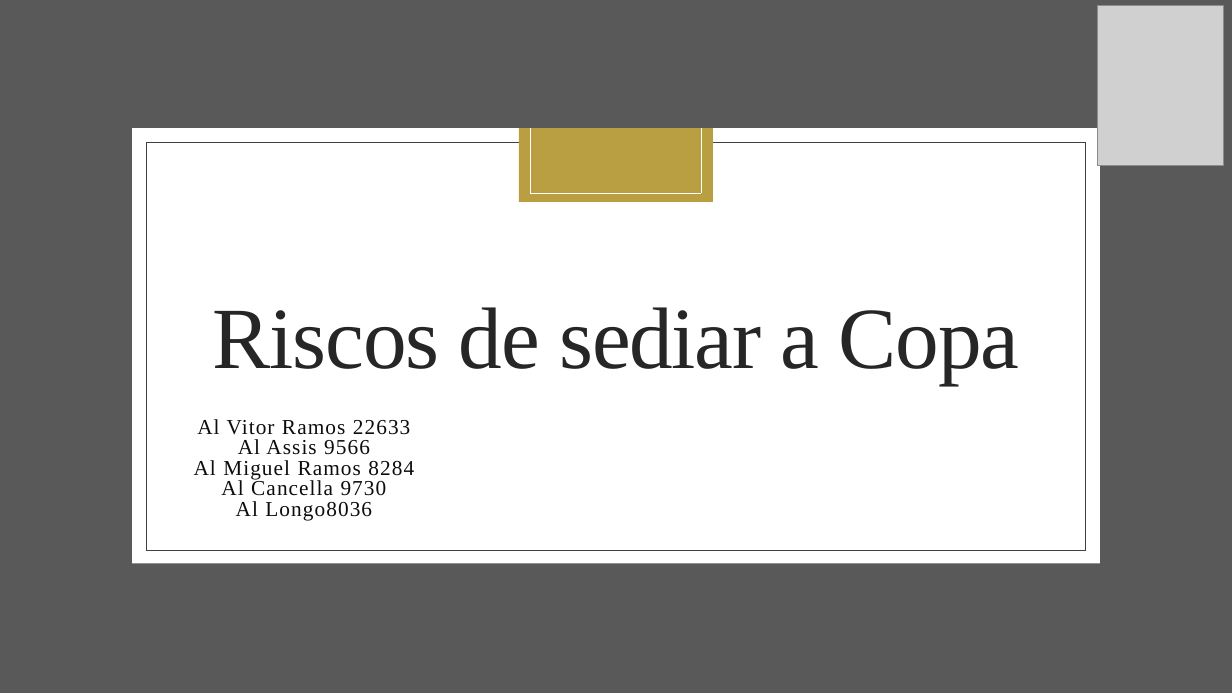
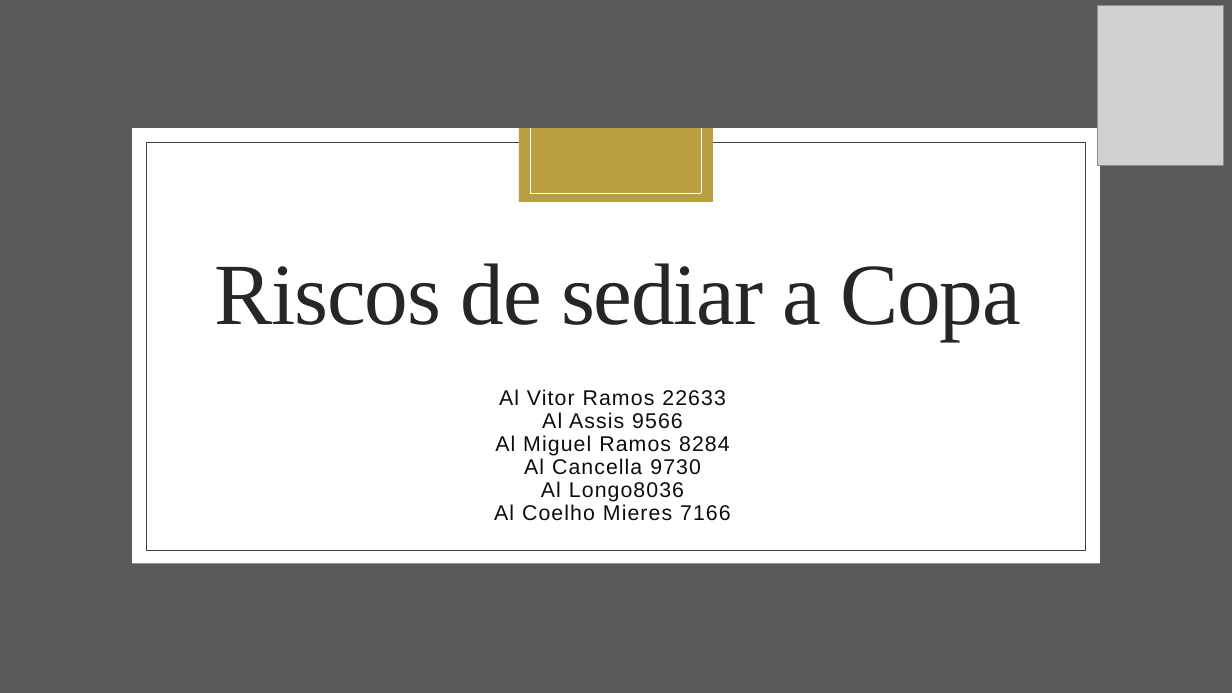
Before and after one commit to Vitor1901/html-css, a slide deck: slide 1 of teste/Riscos de sediar a Copa.pptx. Drawn at 1232x693 pixels with LibreOffice and Linux fonts; fonts in the diff are those of the drawing; grey boxes stand for pictures; background and template pictures are left out. Boxes give left, top, right and bottom in pixels: in the first picture for what was removed or moved away, otherwise in the second. Text is boxed around its words. In the diff, an @@ line names an element or a change of style, - is before the commit and + after.

Commit message:
Nova versão slides

```diff
--- a/teste/Riscos de sediar a Copa.pptx
+++ b/teste/Riscos de sediar a Copa.pptx
@@ title "Riscos de sediar a Copa": place and size @@
-title "Riscos de sediar a Copa" at bbox=[213, 307, 1019, 385]
+title "Riscos de sediar a Copa" at bbox=[215, 263, 1021, 341]
@@ subtitle "Al Vitor Ramos 22633": place and size @@
-subtitle "Al Vitor Ramos 22633" at bbox=[194, 419, 414, 521]
+subtitle "Al Vitor Ramos 22633" at bbox=[494, 389, 731, 521]
@@ subtitle at bbox=[495, 389, 730, 502]: font Times New Roman to Arial in "Al Vitor Ramos 22633", "Al Assis 9566", "Al Miguel Ramos 8284", "Al Cancella 9730" and 1 more places; line spacing 0.8 to 0.9 @@
@@ subtitle at bbox=[494, 504, 731, 521]: paragraph added @@
+Al Coelho Mieres 7166
```
